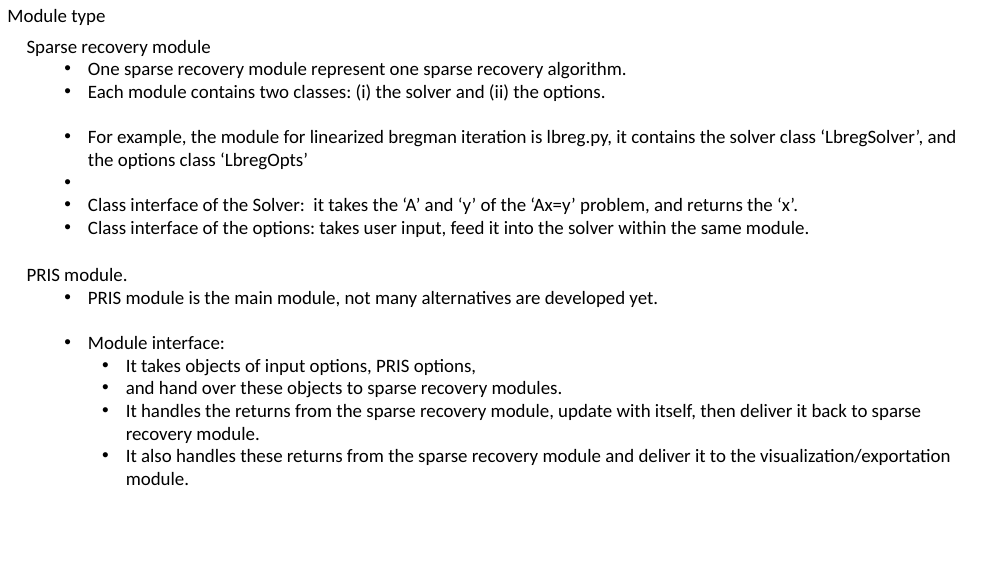
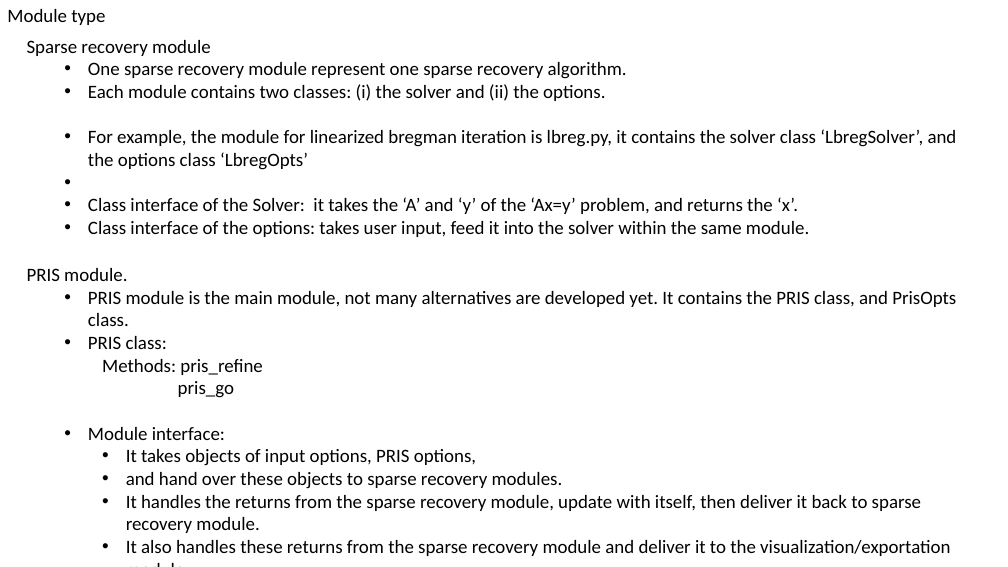
Before and after one commit to xiyuyi/PyPRIS, a slide deck: slide 3 of architecture.pptx. Drawn at 1008x567 pixels with LibreOffice and Linux fonts; fonts in the diff are those of the drawing. Boxes give left, top, right and bottom in pixels: in the first picture for what was removed or moved away, otherwise in the second. Text is boxed around its words. In the diff, an @@ line names an element or a change of style, - is before the commit and + after.

```diff
--- a/architecture.pptx
+++ b/architecture.pptx
@@ text at <box>88,291,956,398</box>: text changed @@
-  • PRIS module is the main module, not many alternatives are developed yet.
+  • PRIS module is the main module, not many alternatives are developed yet. It contains the PRIS class, and PrisOpts class.
+  • PRIS class:
+    Methods: pris_refine
+    pris_go
```
Also in this commit, not shown: 1 other file.
